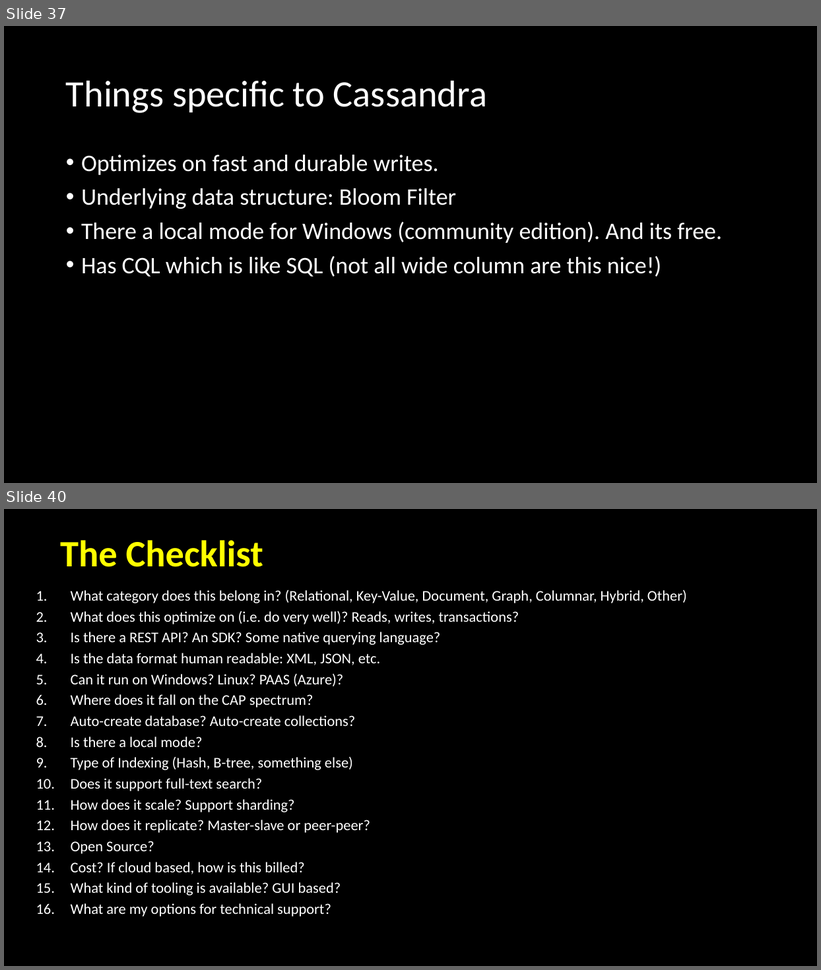
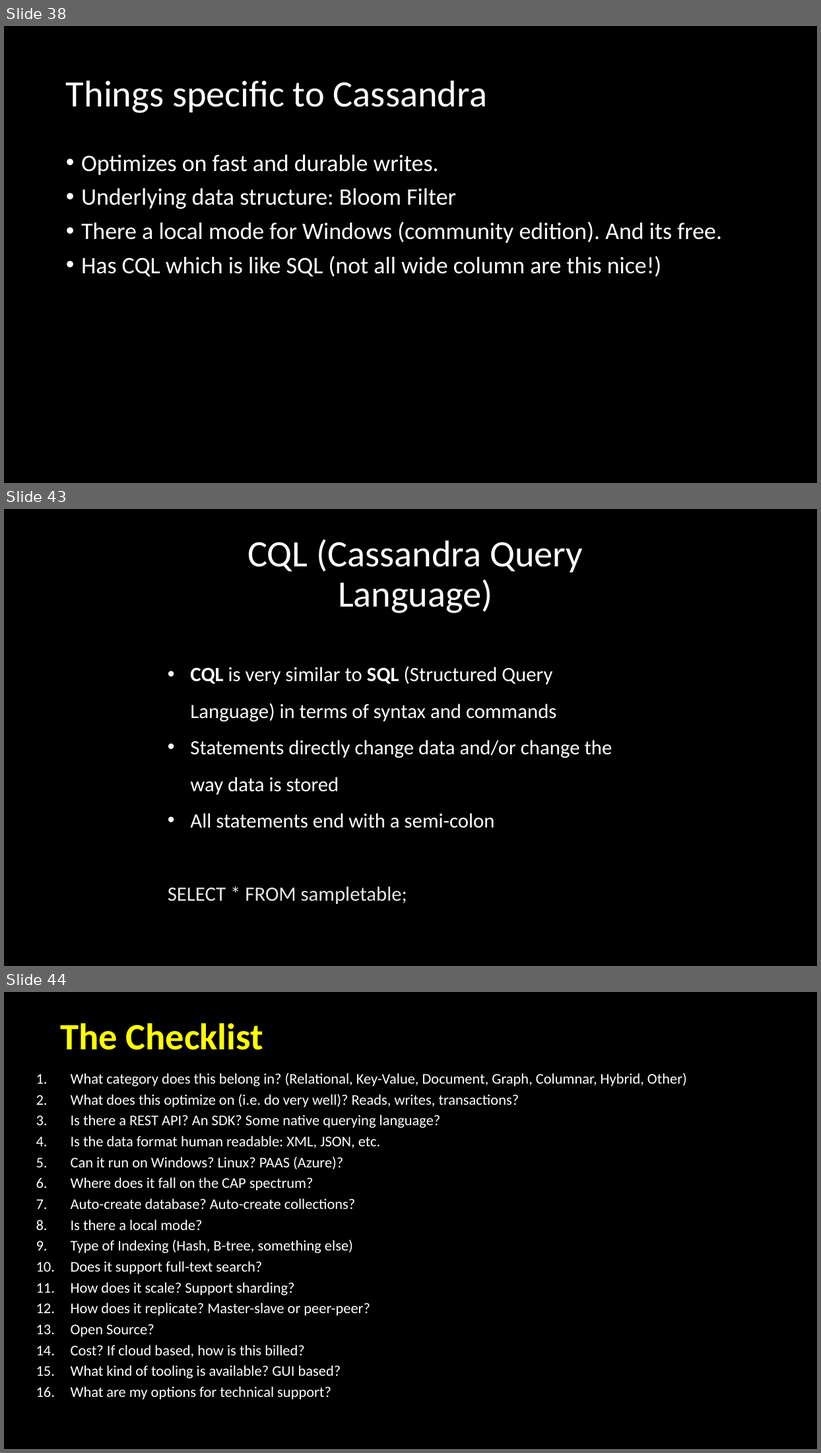
Before and after one commit to davidjeet/NoSQL-Whirlwind, a slide deck: NoSQLWhirlwind supprting images.pptx. Shown one above the other, each under a label of ours: slides 37 and 40 before the commit, slides 38, 43 and 44 after it; the slides between them are not shown. The pictures are 821x970 and 821x1453 pixels, drawn with LibreOffice and Linux fonts; fonts in the diff are those of the drawing. Boxes give left, top, right and bottom in pixels: in the first picture for what was removed or moved away, otherwise in the second. Text is boxed around its words. In the diff, an @@ line names an element or a change of style, - is before the commit and + after.

Commit message:
Cassandra app + assets update + walkthru update
Cassandra app + assets update + walkthru update

```diff
--- a/NoSQLWhirlwind supprting images.pptx
+++ b/NoSQLWhirlwind supprting images.pptx
@@ slide 43 added at box(4, 509, 817, 966), background #000000 @@
@@ title added at box(248, 539, 583, 613), 44 pt, text #FFFFFF @@
+CQL (Cassandra Query Language)
@@ text added at box(168, 666, 613, 904), 24 pt, text #FFFFFF @@
+• CQL is very similar to SQL (Structured Query Language) in terms of syntax and commands
+• Statements directly change data and/or change the way data is stored
+• All statements end with a semi-colon
+SELECT * FROM sampletable;
@@ what was slide 37 is now slide 38 @@
@@ what was slide 40 is now slide 44 @@
```
Also in this commit, not shown: 1 slide changed, 5 other slides added, 4 slides removed, 40 other files.
